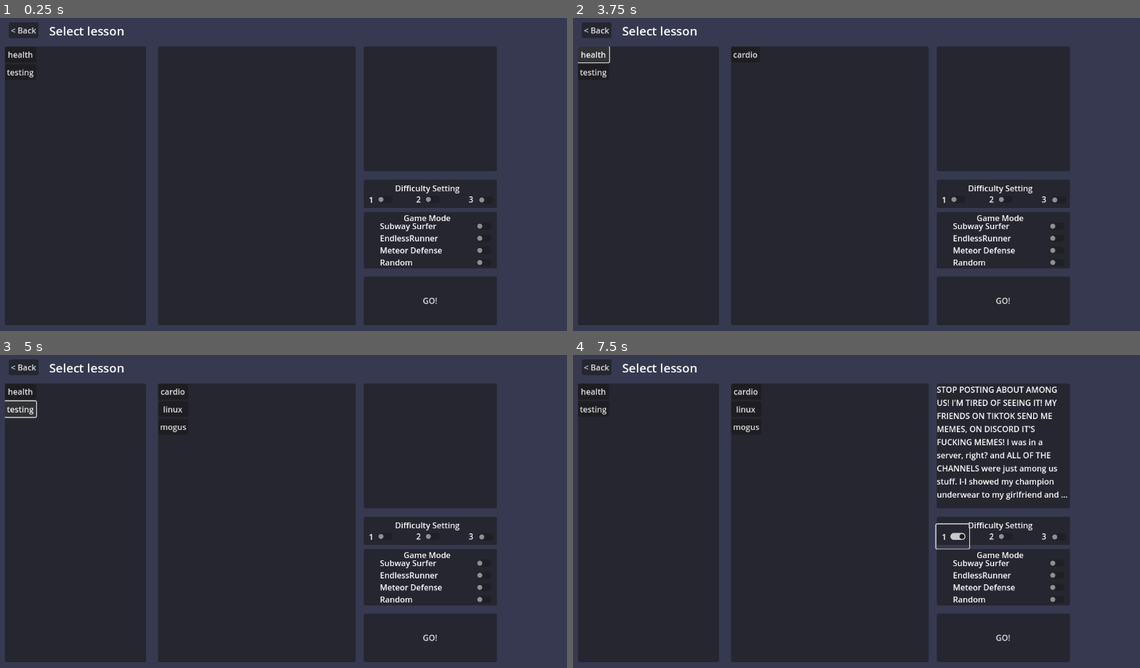
Above: before the commit, frames 1-4 (two rows, left to right).
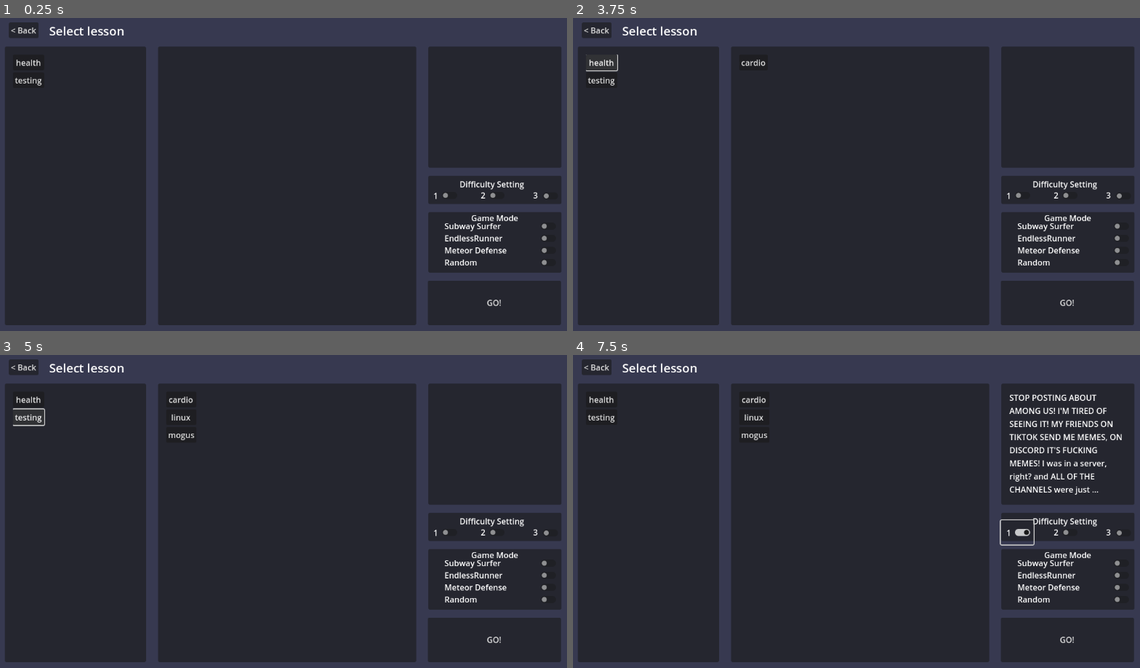
Above: after the commit, the same moments.

Repository: squidink7/SuperAF
Game: Godot game, scene res://scenes/ui/student_page.tscn
Same seed, same stepped clock (60 frames per second), same inputs: the game is played once before the commit and once after it. This scene is started directly instead of the project's main scene.
Inputs:
- Up to frame 1 (0.25 s): no input
- Up to frame 2 (3.75 s): click "EndlessRunner" at 0.5 s; click "EndlessRunner" at 1.25 s; click "GO!" at 2 s; click "GO!" at 2.75 s; click "health" at 3.5 s
- Up to frame 3 (5 s): click "testing" at 4.25 s
- Up to frame 4 (7.5 s): click "cardio" at 5 s; click "linux" at 5.75 s; click "mogus" at 6.5 s; click "1" at 7.25 s

The runs differ from the first frame. In frame 1, 15% of the frame differs, in the area x 1-99%, y 9-99%; in frame 2, 15%; in frame 3, 15%; in frame 4, 18%.

Commit message:
Tweak student page layout

Diff:
--- a/scenes/ui/student_page.tscn
+++ b/scenes/ui/student_page.tscn
@@ -23,15 +23,15 @@
 
 [node name="Topics" type="ScrollContainer" parent="TopicsPanel"]
 layout_mode = 1
-anchors_preset = -1
-anchor_left = -0.086
-anchor_top = -0.116
-anchor_right = -0.086
-anchor_bottom = 1.058
-offset_left = 24.08
-offset_top = 64.032
-offset_right = 304.08
-offset_bottom = -32.0161
+anchors_preset = 15
+anchor_right = 1.0
+anchor_bottom = 1.0
+offset_left = 16.0
+offset_top = 16.0
+offset_right = -16.0
+offset_bottom = -16.0
+grow_horizontal = 2
+grow_vertical = 2
 
 [node name="Topics" type="VBoxContainer" parent="TopicsPanel/Topics"]
 unique_name_in_owner = true
@@ -47,22 +47,20 @@
 anchor_bottom = 1.0
 offset_left = 328.0
 offset_top = 64.0
-offset_right = -432.0
+offset_right = -312.0
 offset_bottom = -32.0
 grow_horizontal = 2
 grow_vertical = 2
 
 [node name="Lessons" type="ScrollContainer" parent="LessonsPanel"]
 layout_mode = 1
-anchors_preset = -1
-anchor_left = -0.837
-anchor_top = -0.116
-anchor_right = 2.102
-anchor_bottom = 1.058
-offset_left = 328.104
-offset_top = 64.032
-offset_right = -431.984
-offset_bottom = -32.0161
+anchors_preset = 15
+anchor_right = 1.0
+anchor_bottom = 1.0
+offset_left = 16.0
+offset_top = 16.0
+offset_right = -16.0
+offset_bottom = -16.0
 grow_horizontal = 2
 grow_vertical = 2
 
@@ -85,9 +83,9 @@
 anchor_top = 1.0
 anchor_right = 1.0
 anchor_bottom = 1.0
-offset_left = -416.0
-offset_top = -128.0
-offset_right = -152.0
+offset_left = -289.0
+offset_top = -120.0
+offset_right = -25.0
 offset_bottom = -32.0
 grow_horizontal = 0
 grow_vertical = 0
@@ -108,10 +106,10 @@
 anchor_left = 1.0
 anchor_right = 1.0
 anchor_bottom = 1.0
-offset_left = -416.0
-offset_top = 64.0
-offset_right = -152.0
-offset_bottom = -337.0
+offset_left = -288.0
+offset_top = 64.0
+offset_right = -24.0
+offset_bottom = -344.0
 grow_horizontal = 0
 grow_vertical = 2
 
@@ -121,6 +119,10 @@
 anchors_preset = 15
 anchor_right = 1.0
 anchor_bottom = 1.0
+offset_left = 16.0
+offset_top = 16.0
+offset_right = -16.0
+offset_bottom = -15.0
 grow_horizontal = 2
 grow_vertical = 2
 autowrap_mode = 2
@@ -134,10 +136,10 @@
 anchor_top = 1.0
 anchor_right = 1.0
 anchor_bottom = 1.0
-offset_left = -416.0
-offset_top = -320.0
-offset_right = -152.0
-offset_bottom = -264.0
+offset_left = -288.0
+offset_top = -328.0
+offset_right = -24.0
+offset_bottom = -272.0
 grow_horizontal = 0
 grow_vertical = 0
 
@@ -201,19 +203,21 @@
 anchor_top = 1.0
 anchor_right = 1.0
 anchor_bottom = 1.0
-offset_left = -416.0
+offset_left = -288.0
 offset_top = -256.0
-offset_right = -152.0
-offset_bottom = -144.0
+offset_right = -24.0
+offset_bottom = -136.0
 grow_horizontal = 0
 grow_vertical = 0
 
 [node name="GameModeSetting" type="Label" parent="GameModePanel"]
-layout_mode = 0
-offset_left = 79.0
-offset_right = 207.0
-offset_bottom = 23.0
+layout_mode = 1
+anchors_preset = 10
+anchor_right = 1.0
+offset_bottom = 23.0
+grow_horizontal = 2
 text = "Game Mode"
+horizontal_alignment = 1
 
 [node name="SubwaySurfersMode" type="CheckButton" parent="GameModePanel"]
 layout_mode = 0
